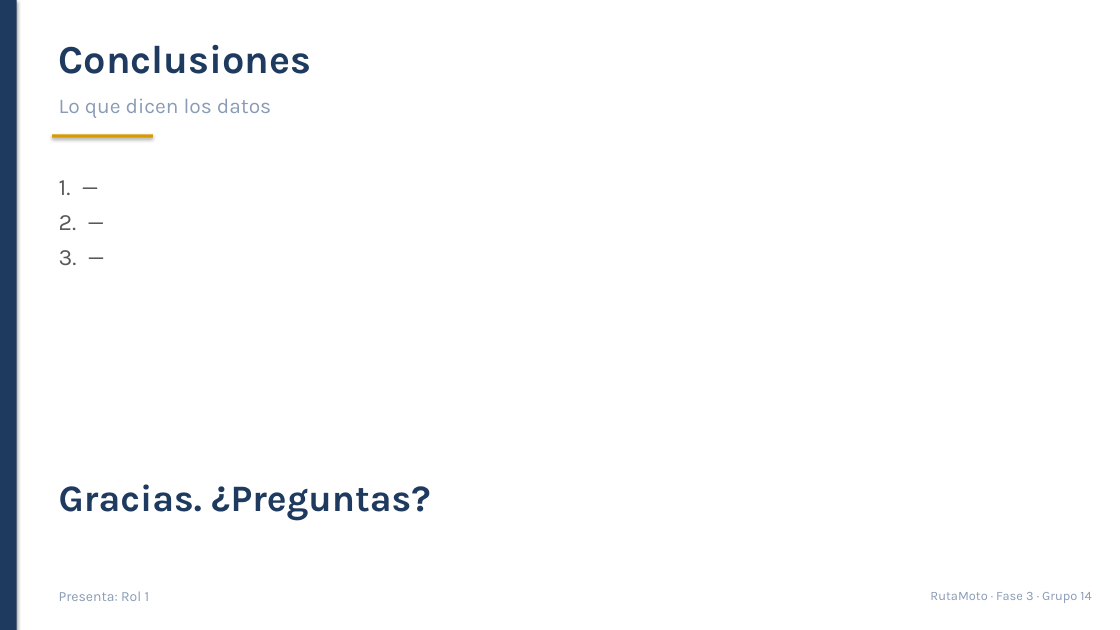
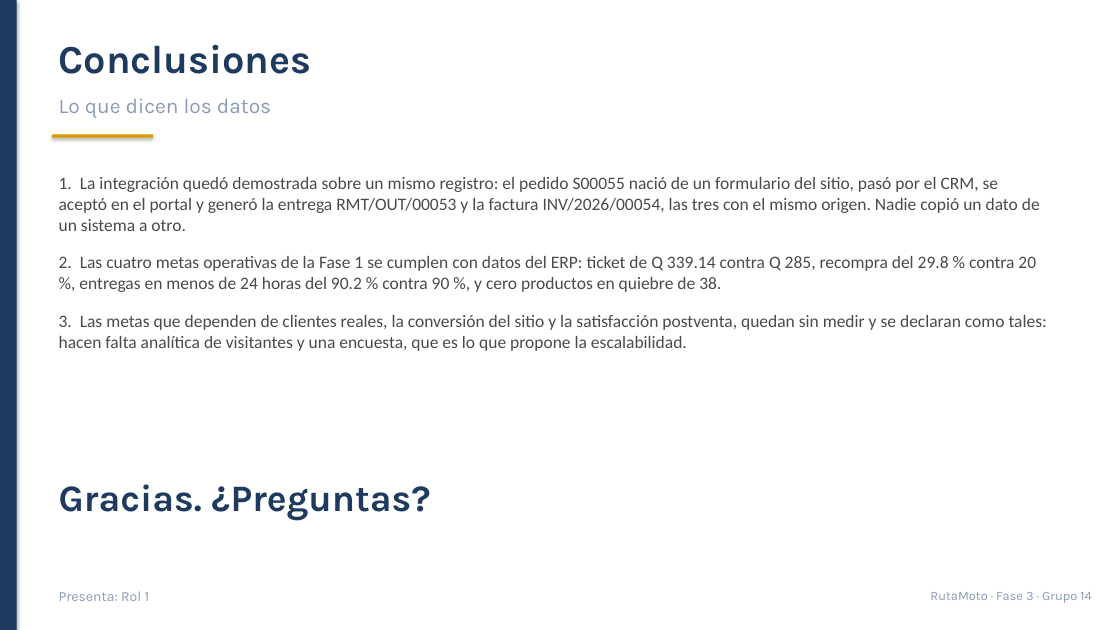
Before and after one commit to Santiago78op/SOG-G14-Proyecto, a slide deck: slide 14 of Entrega_Fase3_Grupo14/5_Presentacion/Presentacion_Fase3_Grupo14.pptx. Drawn at 1120x630 pixels with LibreOffice and Linux fonts; fonts in the diff are those of the drawing. Boxes give left, top, right and bottom in pixels: in the first picture for what was removed or moved away, otherwise in the second. Text is boxed around its words. In the diff, an @@ line names an element or a change of style, - is before the commit and + after.

Commit message:
Fase 3: informe final consolidado, MU-05, reportes BI y paquete de entrega
- Informe final de 55 paginas con las 16 secciones de los cuatro integrantes,
  indice con numeros de pagina, 39 figuras y 9 tablas, sin marcadores pendientes
- Secciones 4.2, 11, 12, 14, 15 y 16 redactadas con los numeros de cierre leidos
  de la instancia: 63 pedidos por Q 21,366.00, ticket Q 339.14, recompra 29.8 %,
  entregas en menos de 24 h 90.2 %, cero productos en quiebre
- MU-05 armado con la evidencia de los casos WEB; MU-06 limpiado y renombrado;
  los tres manuales unidos en un solo PDF
- Capturas de los seis reportes de inteligencia de negocios en 6_Reportes_BI
- Presentacion completada: capturas en lugar de los recuadros y los resultados
  en las tablas de indicadores y de casos
- LEEME_PRIMERO con la guia del paquete y la direccion del prototipo

```diff
--- a/Entrega_Fase3_Grupo14/5_Presentacion/Presentacion_Fase3_Grupo14.pptx
+++ b/Entrega_Fase3_Grupo14/5_Presentacion/Presentacion_Fase3_Grupo14.pptx
@@ text at bbox=[59, 177, 1047, 351]: text changed; size 20 to 15 pt; font Karla to Calibri; text colour #595959 to #4A4A4A @@
-1. —
-2. —
-3. —
+1. La integración quedó demostrada sobre un mismo registro: el pedido S00055 nació de un formulario del sitio, pasó por el CRM, se aceptó en el portal y generó la entrega RMT/OUT/00053 y la factura INV/2026/00054, las tres con el mismo origen. Nadie copió un dato de un sistema a otro.
+2. Las cuatro metas operativas de la Fase 1 se cumplen con datos del ERP: ticket de Q 339.14 contra Q 285, recompra del 29.8 % contra 20 %, entregas en menos de 24 horas del 90.2 % contra 90 %, y cero productos en quiebre de 38.
+3. Las metas que dependen de clientes reales, la conversión del sitio y la satisfacción postventa, quedan sin medir y se declaran como tales: hacen falta analítica de visitantes y una encuesta, que es lo que propone la escalabilidad.
```
Also in this commit, not shown: 8 other slides changed, 26 other files.
